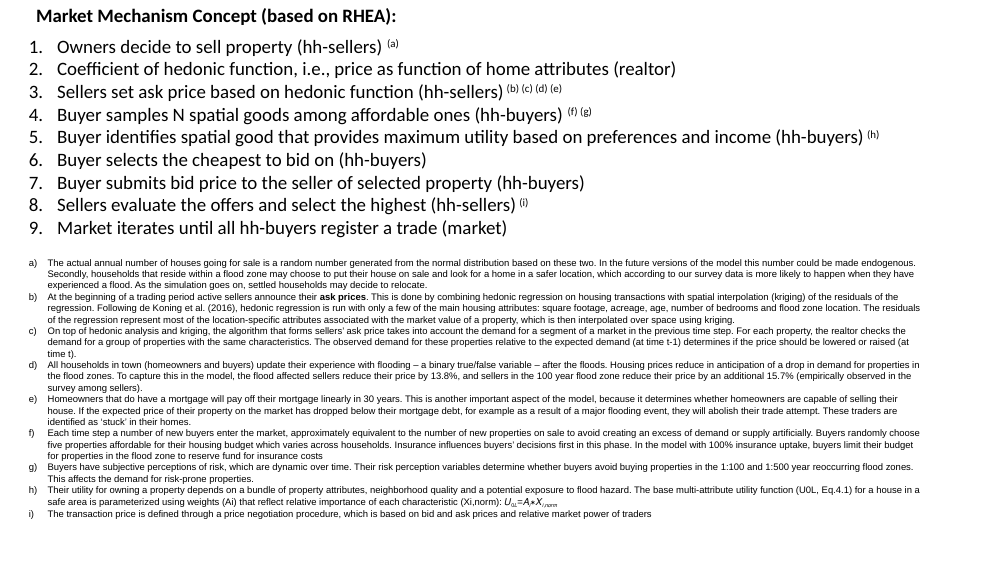
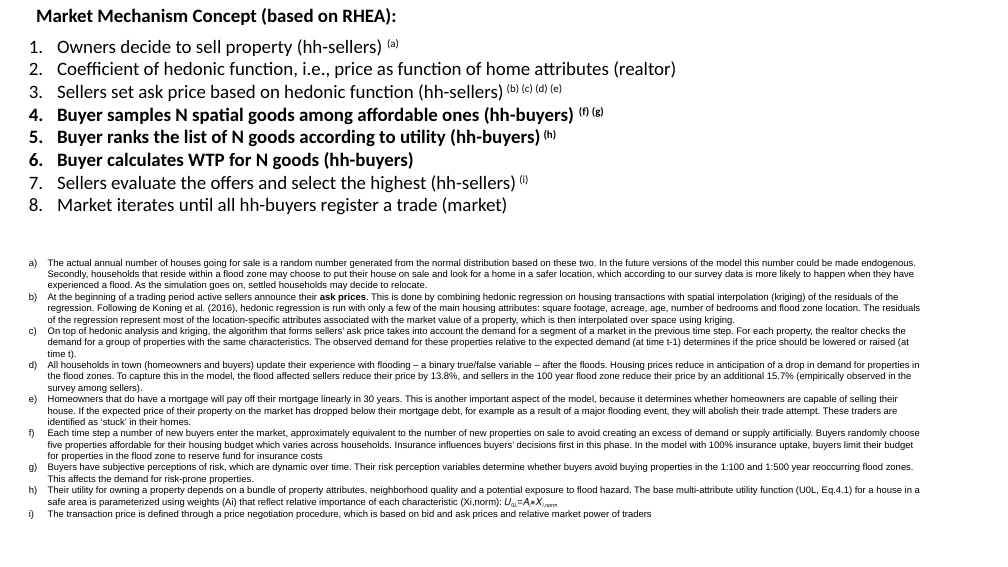
Before and after one commit to jimyoon/icom_abm, a slide deck: slide 4 of ICoM ABM Guide.pptx. Drawn at 1008x567 pixels with LibreOffice and Linux fonts; fonts in the diff are those of the drawing. Boxes give left, top, right and bottom in pixels: in the first picture for what was removed or moved away, otherwise in the second. Text is boxed around its words. In the diff, an @@ line names an element or a change of style, - is before the commit and + after.

```diff
--- a/ICoM ABM Guide.pptx
+++ b/ICoM ABM Guide.pptx
@@ text at [57,106,604,125]: bold on in "Buyer samples N spatial goods among affordable ..." @@
@@ text at [57,129,557,170]: text changed; bold on @@
-5. Buyer identifies spatial good that provides maximum utility based on preferences and income (hh-buyers) (h)
-6. Buyer selects the cheapest to bid on (hh-buyers)
-7. Buyer submits bid price to the seller of selected property (hh-buyers)
+5. Buyer ranks the list of N goods according to utility (hh-buyers) (h)
+6. Buyer calculates WTP for N goods (hh-buyers)
```
Also in this commit, not shown: 1 slide added, 4 other files.
